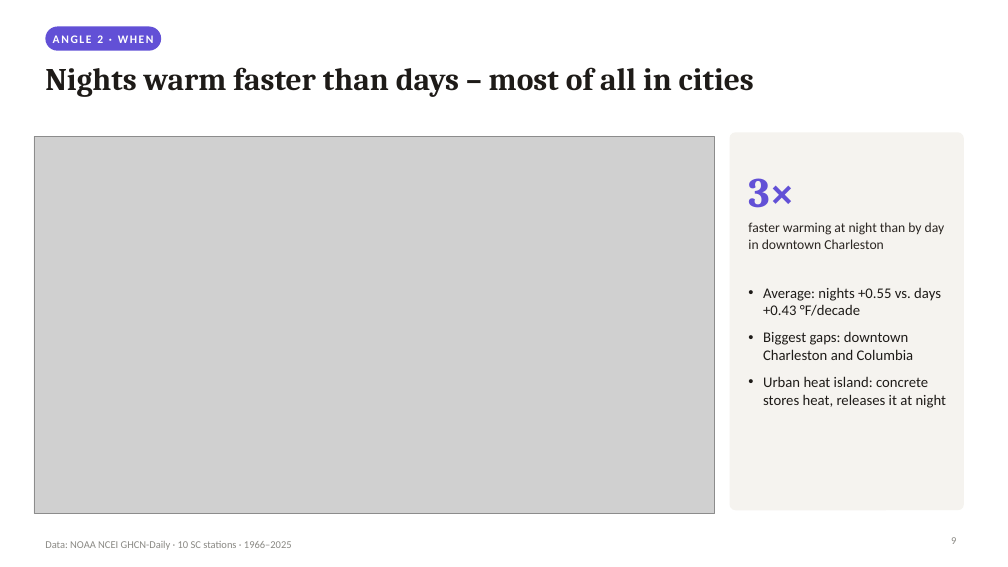
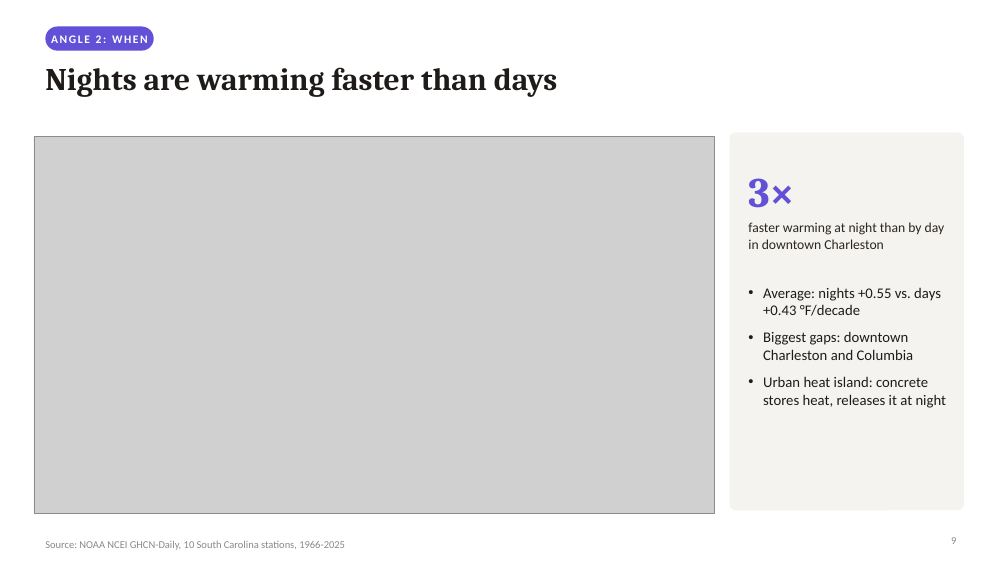
Before and after one commit to GITGUD360/P1-data-analysis-and-visualization, a slide deck: slide 9 of presentation/SC_Climate_Presentation.pptx. Drawn at 1008x567 pixels with LibreOffice and Linux fonts; fonts in the diff are those of the drawing; grey boxes stand for pictures. Boxes give left, top, right and bottom in pixels: in the first picture for what was removed or moved away, otherwise in the second. Text is boxed around its words. In the diff, an @@ line names an element or a change of style, - is before the commit and + after.

```diff
--- a/presentation/SC_Climate_Presentation.pptx
+++ b/presentation/SC_Climate_Presentation.pptx
@@ rounded rectangle: place and size @@
-rounded rectangle at [45, 26, 161, 51]
+rounded rectangle at [45, 26, 154, 51]
@@ text at [51, 35, 148, 43]: text changed @@
-ANGLE 2 · WHEN
+ANGLE 2: WHEN
@@ title at [45, 67, 557, 97]: text changed @@
-Nights warm faster than days – most of all in cities
+Nights are warming faster than days
@@ text at [45, 541, 345, 550]: text changed @@
-Data: NOAA NCEI GHCN-Daily · 10 SC stations · 1966–2025
+Source: NOAA NCEI GHCN-Daily, 10 South Carolina stations, 1966-2025
```
Also in this commit, not shown: 15 other slides changed, 23 other files.
